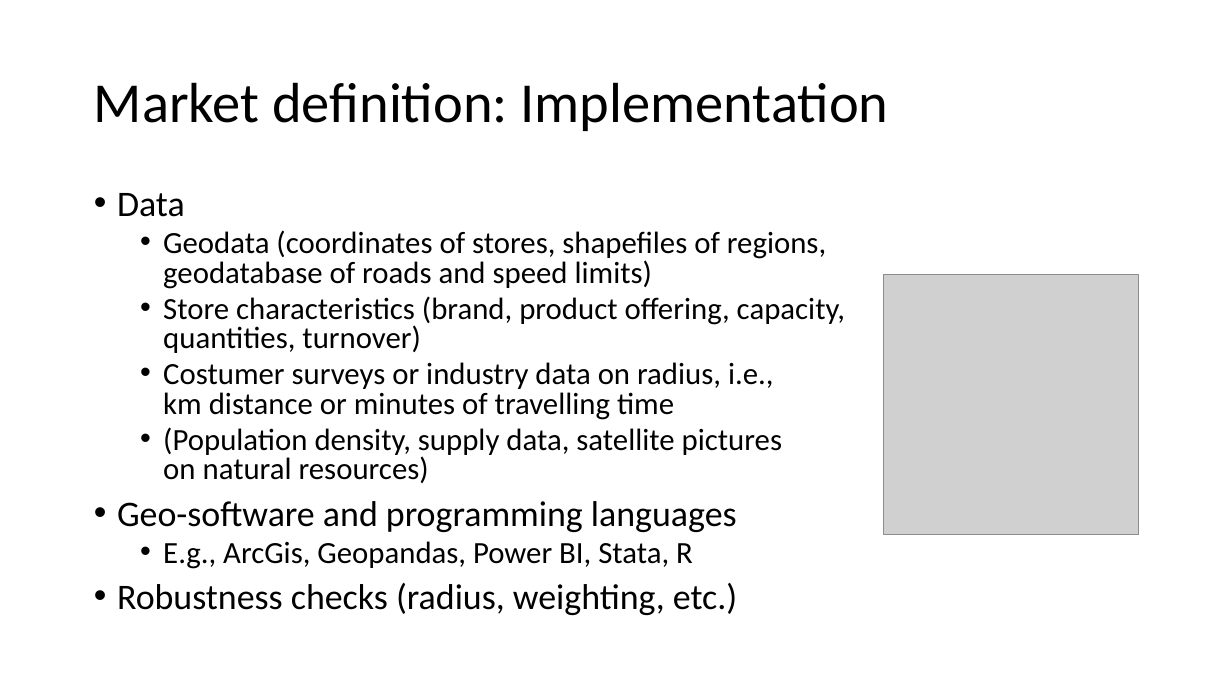
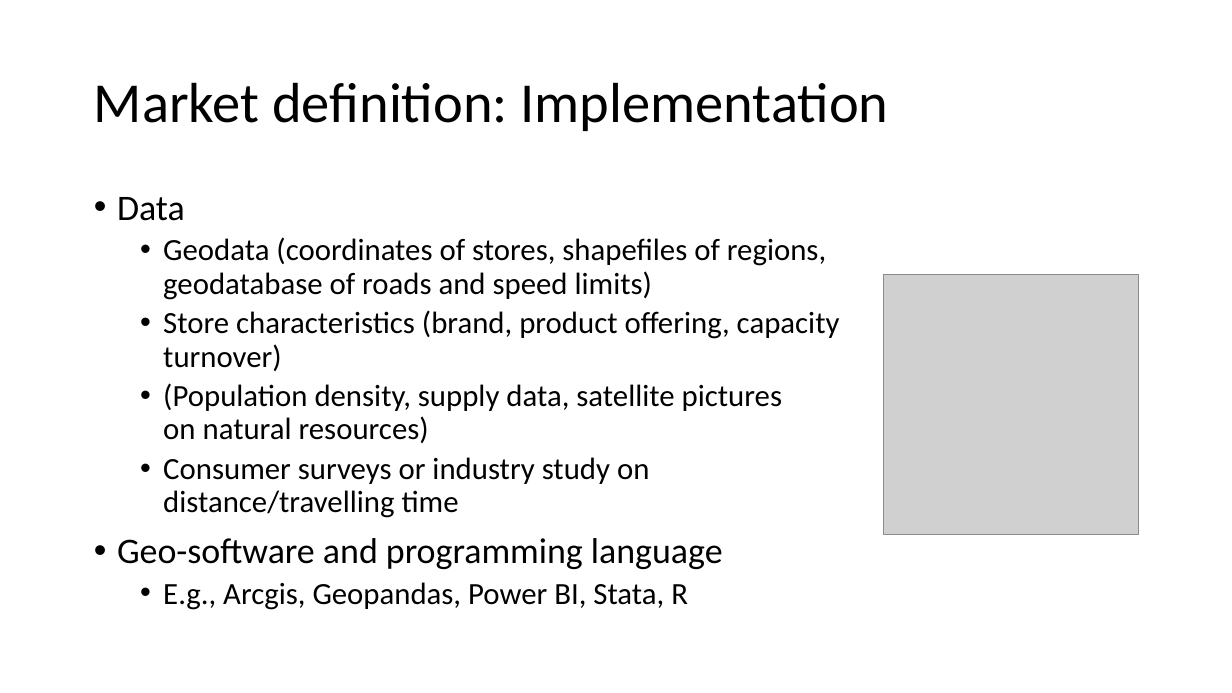
Before and after one commit to moritz-schwarz/website, a slide deck: slide 16 of resources/slides.pptx (slide 18 before the commit). Drawn at 1232x693 pixels with LibreOffice and Linux fonts; fonts in the diff are those of the drawing; grey boxes stand for pictures. Boxes give left, top, right and bottom in pixels: in the first picture for what was removed or moved away, otherwise in the second. Text is boxed around its words. In the diff, an @@ line names an element or a change of style, - is before the commit and + after.

```diff
--- a/resources/slides.pptx
+++ b/resources/slides.pptx
@@ text at [117, 197, 826, 443]: line spacing 0.8 to 0.9 @@
@@ text at [163, 310, 840, 371]: text changed @@
-  • Store characteristics (brand, product offering, capacity,
-    quantities, turnover)
-  • Costumer surveys or industry data on radius, i.e.,
-    km distance or minutes of travelling time
+  • Store characteristics (brand, product offering, capacity
+    turnover)
@@ text at [117, 457, 723, 610]: text changed; size 28 to 24 pt @@
-• Geo-software and programming languages
-  • E.g., ArcGis, Geopandas, Power BI, Stata, R
-• Robustness checks (radius, weighting, etc.)
+  • Consumer surveys or industry study on
+    distance/travelling time
+• Geo-software and programming language
+  • E.g., Arcgis, Geopandas, Power BI, Stata, R
```
Also in this commit, not shown: 14 other slides changed, 7 slides removed, 1 other file.
